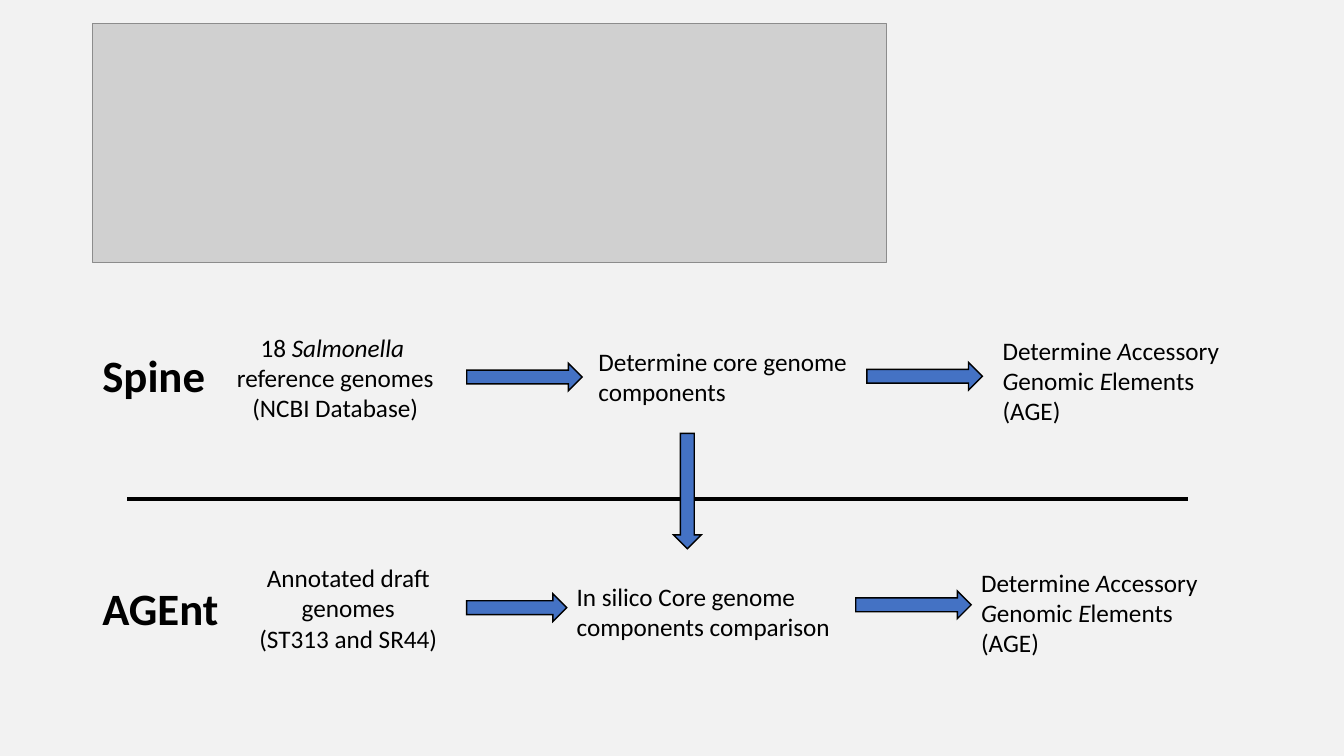
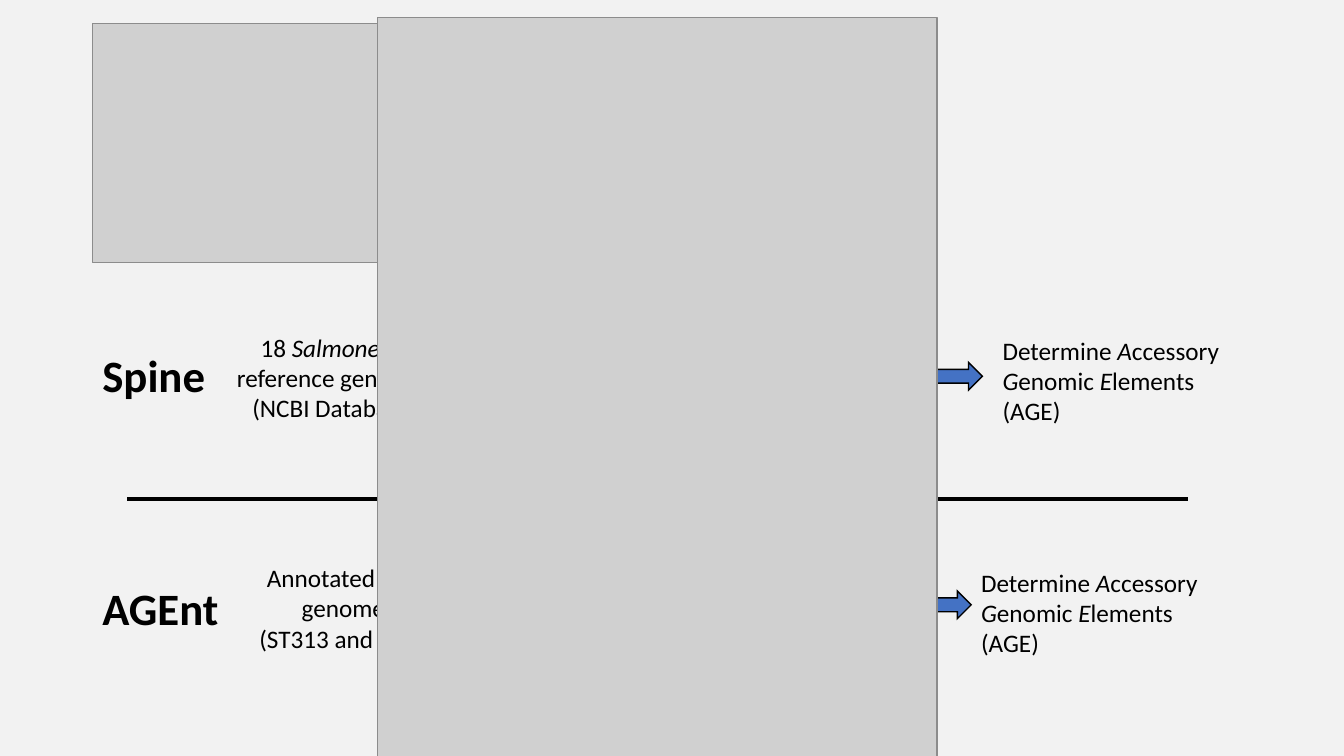
Before and after one commit to Yale-EEB723/finalproject, a slide deck: slide 13 of 190425_Verdegaal_EEB723_project.pptx (slide 12 before the commit). Drawn at 1344x756 pixels with LibreOffice and Linux fonts; fonts in the diff are those of the drawing; grey boxes stand for pictures. Boxes give left, top, right and bottom in pixels: in the first picture for what was removed or moved away, otherwise in the second. Text is boxed around its words. In the diff, an @@ line names an element or a change of style, - is before the commit and + after.

```diff
--- a/190425_Verdegaal_EEB723_project.pptx
+++ b/190425_Verdegaal_EEB723_project.pptx
@@ picture added at box(378, 17, 938, 756) @@
@@ text removed at box(598, 353, 846, 405) @@
-Determine core genome components
@@ right arrow removed at box(467, 363, 582, 390) @@
@@ right arrow removed at box(674, 434, 701, 549) @@
@@ right arrow removed at box(467, 594, 567, 621) @@
@@ text removed at box(577, 588, 830, 640) @@
-In silico Core genome components comparison
```
Also in this commit, not shown: 7 other slides changed, 1 slide added.
